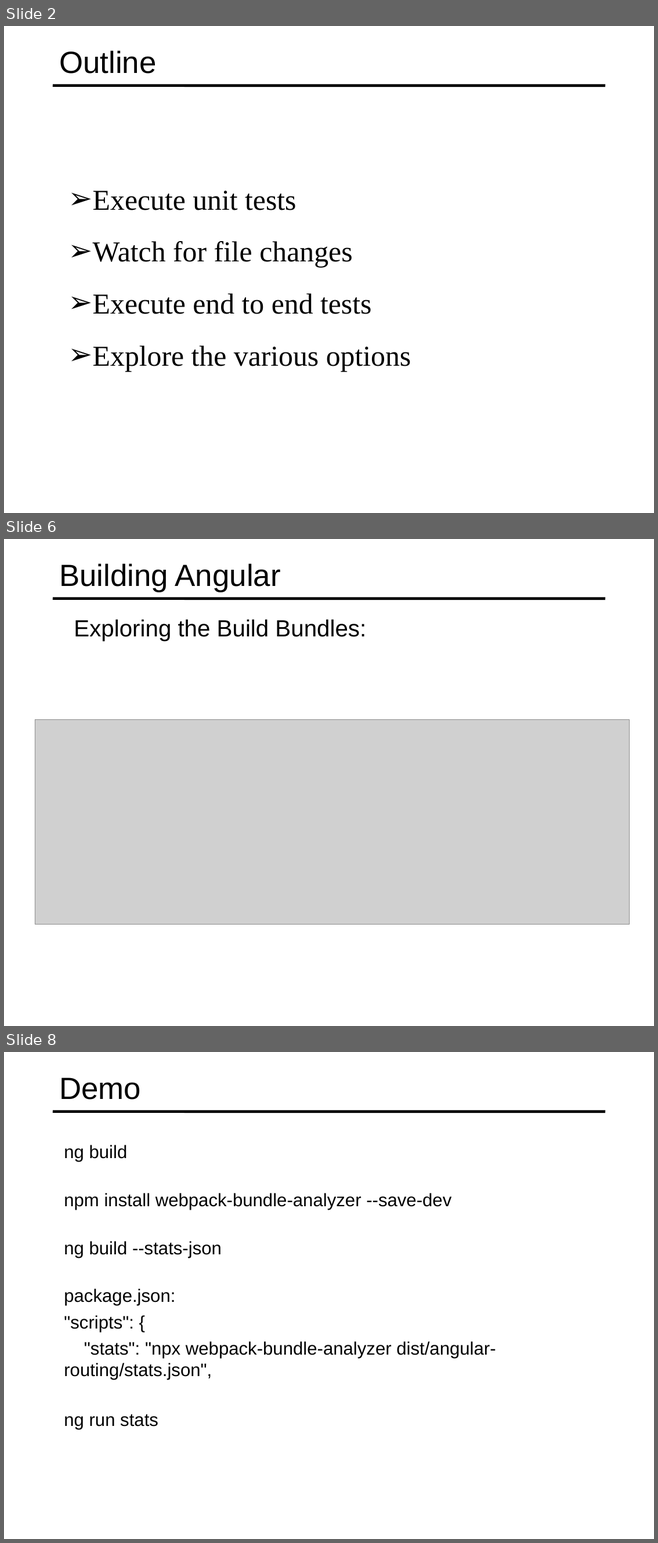
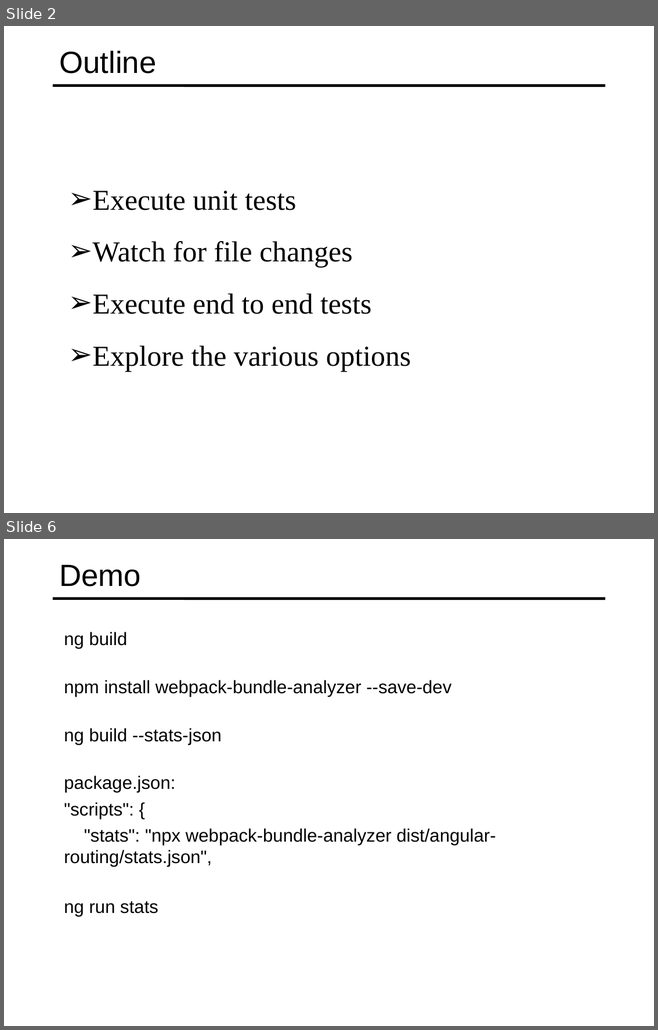
Before and after one commit to specter01wj/Jago_Link_Training, a slide deck: Angular/Angular7/Angular CLI/7.Running Unit and End to End Tests/L7_Running Unit and End to End Tests.ppt. Shown one above the other, each under a label of ours: slides 2, 6 and 8 before the commit, slides 2 and 6 after it; the slides between them are not shown. The pictures are 658x1543 and 658x1030 pixels, drawn with LibreOffice and Linux fonts; fonts in the diff are those of the drawing; grey boxes stand for pictures. Boxes give left, top, right and bottom in pixels: in the first picture for what was removed or moved away, otherwise in the second. Text is boxed around its words. In the diff, an @@ line names an element or a change of style, - is before the commit and + after.

```diff
--- a/Angular/Angular7/Angular CLI/7.Running Unit and End to End Tests/L7_Running Unit and End to End Tests.ppt
+++ b/Angular/Angular7/Angular CLI/7.Running Unit and End to End Tests/L7_Running Unit and End to End Tests.ppt
@@ slide 6 removed at (4, 539, 654, 1026), background #FFFFFF; not listed: 1 template element that a slide beside it also shows @@
@@ title removed at (59, 563, 281, 592) @@
-Building Angular
@@ text removed at (74, 619, 366, 641) @@
-  Exploring the Build Bundles:
@@ picture removed at (35, 719, 629, 924) @@
@@ what was slide 8 is now slide 6 @@
```
Also in this commit, not shown: 2 slides changed, 3 slides added, 4 other slides removed.
